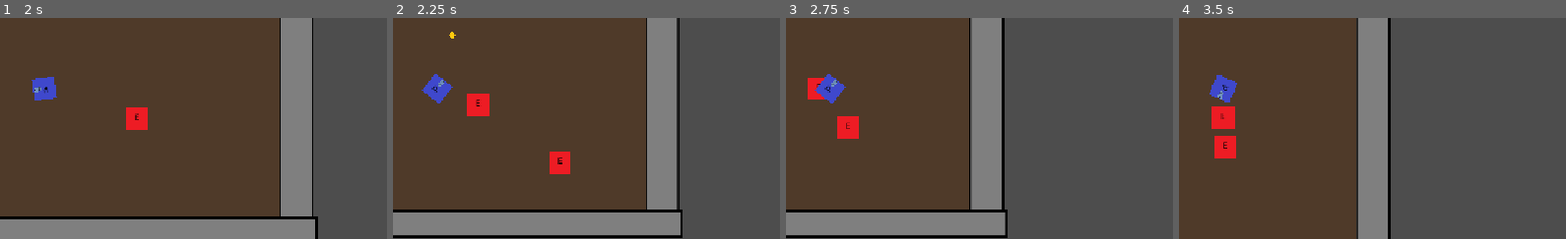
Above: before the commit, frames 1-4 (left to right).
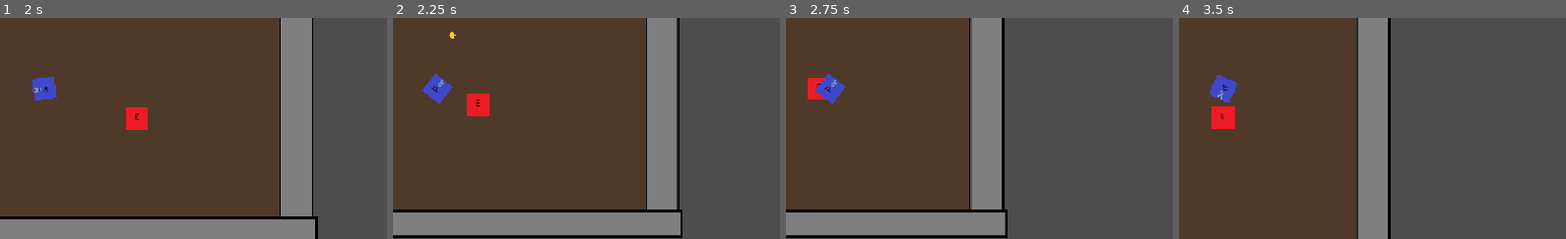
Above: after the commit, the same moments.

Repository: RJField/JazzySnazzy
Game: Godot game, scene res://src/levels/World.tscn
The game is run twice, just before and just after one commit, with the same random seed, the same clock (stepped at 60 frames per second) and the same inputs.
Inputs (mouse positions are % of the whole screen's width and height, from its top left):
- Up to frame 1 (2 s): tap Enter at 0.5 s; move the mouse to (73, 45) at 0.52 s; press the mouse at (73, 45) at 0.53 s; hold D (move_right) 0.53-1.28 s; move the mouse to (30, 55) at 1.27 s; release the mouse at (30, 55) at 1.28 s; hold S (move_down) from 1.28 s (still down); click (30, 55) at 1.35 s
- Up to frame 2 (2.25 s): move the mouse to (61, 28) at 2.02 s; release S (move_down) at 2.03 s; press the mouse at (61, 28) at 2.03 s; hold D (move_right) from 2.03 s (still down)
- Up to frame 3 (2.75 s): keep holding D (move_right)
- Up to frame 4 (3.5 s): move the mouse to (46, 70) at 2.77 s; release D (move_right) at 2.78 s; release the mouse at (46, 70) at 2.78 s; hold W (move_up) from 2.78 s (still down); click (46, 70) at 2.85 s
The pictures show only the part of the screen within x 45-95%, y 34-84%; the shares and areas given below are measured in that part.

Frame 1 is identical in both runs. In frame 2, 0.5% of the frame differs, in the area x 40-46%, y 60-71%; in frame 3, 0.6%, in the area x 13-19%, y 44-55%; in frame 4, 0.6%.

Commit message:
Added weapon drop functionality when picking up a new weapon.

Diff:
--- a/src/entities/player/Player.gd
+++ b/src/entities/player/Player.gd
@@ -1,6 +1,7 @@
 extends CharacterBody2D
 
 signal player_death_event
+signal dropping_weapon(weapon: WeaponLoadout, position: Vector2)
 
 @onready var health_component: HealthComponent = $HealthComponent
 
@@ -47,8 +48,18 @@
 
 func equip(loadout: WeaponLoadout):
     if _current_weapon:
+        drop_current_weapon()
         _current_weapon.queue_free()
     var w = weapon_scene.instantiate()
     $WeaponPivot.add_child(w)
     w.configure(loadout.def)
     _current_weapon = w
+
+func drop_current_weapon() -> void:
+    print("called drop current weapon")
+    if not _current_weapon:
+        return
+    var drop_loadout = WeaponLoadout.new()
+    drop_loadout.def = _current_weapon._def
+    var drop_offset = -global_transform.x * 60
+    dropping_weapon.emit(drop_loadout, global_position + drop_offset)
--- a/src/levels/World.gd
+++ b/src/levels/World.gd
@@ -25,11 +25,13 @@
             r.process_mode = Node.PROCESS_MODE_INHERIT
             r.visible = true
             current_room = r
+            current_room.set_active(true)
             print(current_room)
         else:
             #set dormant
             r.process_mode = Node.PROCESS_MODE_DISABLED
             r.visible = false
+            r.set_active(false)
 
 func instantiate_rooms():
     for i in room_count:
--- a/src/levels/rooms/Room.gd
+++ b/src/levels/rooms/Room.gd
@@ -5,8 +5,14 @@
 @onready var floor_area: Area2D = $Floor
 @onready var room_state: RoomState = $RoomState
 @onready var encounter: Encounter = $Encounter
+@onready var entities: Node2D = $Entities
+
+@export var pickup_scene: PackedScene
 
 var player: CharacterBody2D
+
+#world will call this, used initially to help spawn dropped weapons
+var _active: bool = false
 
 func _ready() -> void:
     room_state.state_changed.connect(_on_state_changed)
@@ -46,8 +52,19 @@
 
 func set_player(body: CharacterBody2D) -> void:
     encounter.set_player(body)
+    player = body
+    player.dropping_weapon.connect(spawn_pickup, CONNECT_DEFERRED)
 
 func fill_reward_spawners() -> Array:
     return get_tree().get_nodes_in_group("rewardspawners").filter(
         func(s): return is_ancestor_of(s)
     )
+
+func set_active(value: bool):
+    _active = value
+
+func spawn_pickup(weapon: WeaponLoadout, drop_position: Vector2):
+    var drop = pickup_scene.instantiate()
+    entities.add_child(drop)
+    drop.configure(weapon.def)
+    drop.global_position = drop_position
--- a/src/levels/rooms/Room.tscn
+++ b/src/levels/rooms/Room.tscn
@@ -3,6 +3,7 @@
 [ext_resource type="Script" uid="uid://cd84v56ufuvx1" path="res://src/levels/rooms/Room.gd" id="1_ewo0c"]
 [ext_resource type="Texture2D" uid="uid://dbxtlb0b3cyuo" path="res://assets/placeholder/sprites/placeholders/short_wall_50x700.png" id="2_7o6nb"]
 [ext_resource type="PackedScene" uid="uid://cxtqsqgsg3f4u" path="res://src/levels/room_content/Spawner.tscn" id="2_vs3x7"]
+[ext_resource type="PackedScene" uid="uid://3rgtc1i1ne4n" path="res://src/levels/room_content/Pickup.tscn" id="2_yhm18"]
 [ext_resource type="Resource" uid="uid://gv5xchtq5ofh" path="res://src/entities/enemies/goblin.tres" id="3_evsmo"]
 [ext_resource type="Script" uid="uid://cjdvlx48btii3" path="res://src/entities/enemies/EnemyData.gd" id="3_uri12"]
 [ext_resource type="Texture2D" uid="uid://5poytskxilta" path="res://assets/placeholder/sprites/placeholders/long_wall_1100x40.png" id="3_w3v2l"]
@@ -29,6 +30,7 @@
 
 [node name="Room" type="Node2D" unique_id=2058189957]
 script = ExtResource("1_ewo0c")
+pickup_scene = ExtResource("2_yhm18")
 
 [node name="Walls" type="Node2D" parent="." unique_id=795329278]
 
@@ -113,7 +115,7 @@
 
 [node name="Encounter" parent="." unique_id=2030808805 instance=ExtResource("9_fdkvs")]
 position = Vector2(189, 416)
-enemy_count_to_spawn = 2
+enemy_count_to_spawn = 1
 
 [node name="TopDoor" parent="." unique_id=844228051 instance=ExtResource("10_fdkvs")]
 position = Vector2(5, -346)
